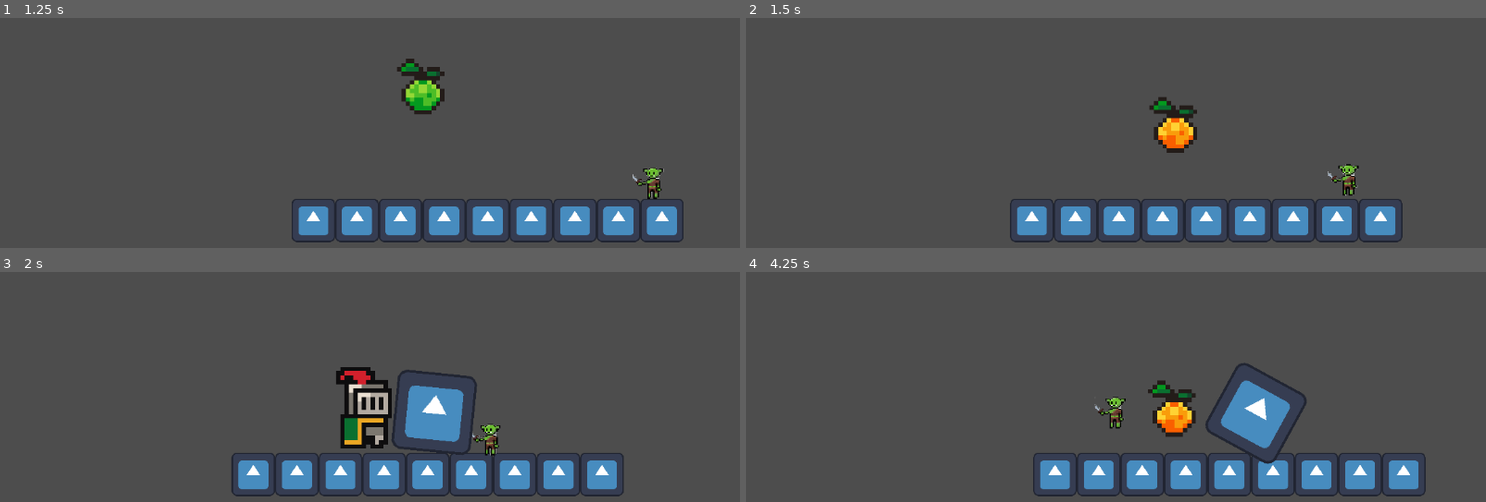
Above: before the commit, frames 1-4 (two rows, left to right).
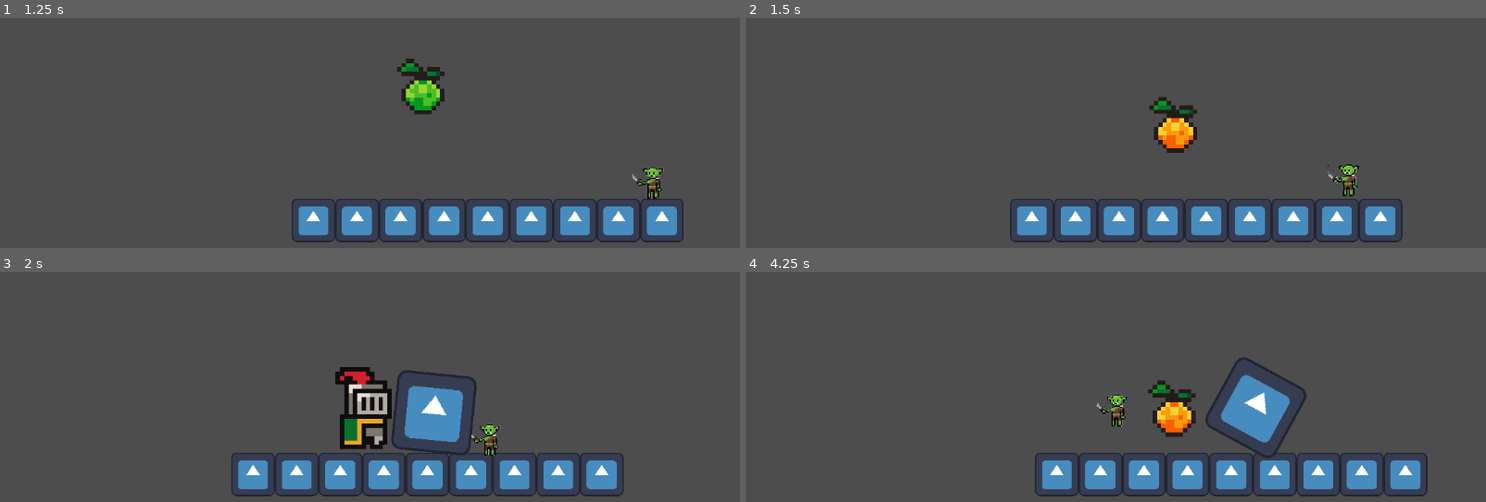
Above: after the commit, the same moments.

Repository: Nabil-Rn/Gamejam
Game: Godot game, scene res://scenes/level_1.tscn
The game is run twice, just before and just after one commit, with the same random seed, the same clock (stepped at 60 frames per second) and the same inputs. This scene is started directly instead of the project's main scene. The engine's default icon, where the game draws it, is replaced by a stand-in: a white triangle on a blue panel in a dark square.
Inputs:
- Up to frame 1 (1.25 s): tap Enter (ui_accept) at 0.5, 0.77 s; hold Right (ui_right) from 0.53 s (still down); hold J from 0.53 s (still down)
- Up to frame 2 (1.5 s): keep holding Right (ui_right); release J at 1.28 s; tap K at 1.35 s
- Up to frame 3 (2 s): keep holding Right (ui_right); tap Enter (ui_accept) at 1.52 s
- Up to frame 4 (4.25 s): release Right (ui_right) at 2.03 s; hold Left (ui_left) 2.03-2.78 s; hold Shift 2.03-2.78 s; hold Right (ui_right) from 2.78 s (still down); tap J at 2.85 s; tap Enter (ui_accept) at 3.02, 3.77 s; hold K from 3.53 s (still down)

Frame 1 is identical in both runs. In frame 2, 0.1% of the frame differs, in the area x 78-83%, y 63-78%; in frame 3, 1.0%; in frame 4, 3.5%, in the area x 38-93%, y 36-98%.

Commit message:
made enemy scene

Diff:
--- a/Script/enemy.gd
+++ b/Script/enemy.gd
@@ -7,6 +7,8 @@
 func _physics_process(delta: float) -> void:
 		if player_chase:
 			position += (player.position - position) / speed_reduce
+			#$AnimatedSprite2D.play()
+#
 
 func _on_detection_area_body_entered(body: Node2D) -> void:
 	player = body
--- /dev/null
+++ b/scenes/enemy.tscn
@@ -0,0 +1,44 @@
+[gd_scene load_steps=6 format=3 uid="uid://bc8x2ifp6d6gi"]
+
+[ext_resource type="Script" path="res://Script/enemy.gd" id="1_q5y7a"]
+[ext_resource type="Texture2D" uid="uid://c2r6tlfe1qtwf" path="res://assets/goblin.png" id="2_dhktq"]
+
+[sub_resource type="CapsuleShape2D" id="CapsuleShape2D_crxv8"]
+radius = 57.0
+height = 114.0
+
+[sub_resource type="SpriteFrames" id="SpriteFrames_0t4cg"]
+animations = [{
+"frames": [{
+"duration": 1.0,
+"texture": ExtResource("2_dhktq")
+}],
+"loop": true,
+"name": &"default",
+"speed": 5.0
+}]
+
+[sub_resource type="CircleShape2D" id="CircleShape2D_n2xqk"]
+radius = 343.11
+
+[node name="enemy" type="CharacterBody2D"]
+position = Vector2(1053, 466)
+script = ExtResource("1_q5y7a")
+
+[node name="CollisionShape2D" type="CollisionShape2D" parent="."]
+position = Vector2(8, -3)
+shape = SubResource("CapsuleShape2D_crxv8")
+
+[node name="AnimatedSprite2D" type="AnimatedSprite2D" parent="."]
+scale = Vector2(0.40947, 0.333467)
+sprite_frames = SubResource("SpriteFrames_0t4cg")
+
+[node name="detection_area" type="Area2D" parent="."]
+position = Vector2(1, 0)
+collision_layer = 4
+collision_mask = 4
+
+[node name="CollisionShape2D" type="CollisionShape2D" parent="detection_area"]
+shape = SubResource("CircleShape2D_n2xqk")
+
+[connection signal="body_entered" from="detection_area" to="." method="_on_detection_area_body_entered"]
--- a/scenes/level_1.tscn
+++ b/scenes/level_1.tscn
@@ -1,9 +1,8 @@
-[gd_scene load_steps=11 format=4 uid="uid://bn61kkd31yx8g"]
+[gd_scene load_steps=7 format=4 uid="uid://bn61kkd31yx8g"]
 
 [ext_resource type="Texture2D" uid="uid://bj6ebvr15pu46" path="res://assets/icon.svg" id="1_3ag81"]
 [ext_resource type="PackedScene" uid="uid://jcwsh3vxda2h" path="res://scenes/player.tscn" id="2_4sqoj"]
-[ext_resource type="Texture2D" uid="uid://c2r6tlfe1qtwf" path="res://assets/goblin.png" id="2_8p38g"]
-[ext_resource type="Script" path="res://Script/enemy.gd" id="2_630fa"]
+[ext_resource type="PackedScene" uid="uid://bc8x2ifp6d6gi" path="res://scenes/enemy.tscn" id="3_8rw5s"]
 
 [sub_resource type="PhysicsMaterial" id="PhysicsMaterial_la7nl"]
 
@@ -141,51 +140,14 @@
 physics_layer_0/physics_material = SubResource("PhysicsMaterial_la7nl")
 sources/0 = SubResource("TileSetAtlasSource_qvcc3")
 
-[sub_resource type="CapsuleShape2D" id="CapsuleShape2D_crxv8"]
-radius = 57.0
-height = 114.0
-
-[sub_resource type="SpriteFrames" id="SpriteFrames_0t4cg"]
-animations = [{
-"frames": [{
-"duration": 1.0,
-"texture": ExtResource("2_8p38g")
-}],
-"loop": true,
-"name": &"default",
-"speed": 5.0
-}]
-
-[sub_resource type="CircleShape2D" id="CircleShape2D_n2xqk"]
-radius = 343.11
-
 [node name="level1" type="Node2D"]
 
 [node name="floor" type="TileMapLayer" parent="."]
 tile_map_data = PackedByteArray("AAAAACAAAAAAAAAAAAAAACEAAAAAAAEAAAAAACIAAAAAAAIAAAAAACMAAAAAAAMAAAAAACQAAAAAAAQAAAAAAC …(9136 unchanged characters)…
 tile_set = SubResource("TileSet_37t7a")
 
-[node name="enemy" type="CharacterBody2D" parent="."]
-position = Vector2(1053, 466)
-script = ExtResource("2_630fa")
-
-[node name="CollisionShape2D" type="CollisionShape2D" parent="enemy"]
-position = Vector2(8, -3)
-shape = SubResource("CapsuleShape2D_crxv8")
-
-[node name="AnimatedSprite2D" type="AnimatedSprite2D" parent="enemy"]
-scale = Vector2(0.40947, 0.333467)
-sprite_frames = SubResource("SpriteFrames_0t4cg")
-
-[node name="detection_area" type="Area2D" parent="enemy"]
-position = Vector2(1, 0)
-collision_layer = 4
-collision_mask = 4
-
-[node name="CollisionShape2D" type="CollisionShape2D" parent="enemy/detection_area"]
-shape = SubResource("CircleShape2D_n2xqk")
-
 [node name="young" parent="." instance=ExtResource("2_4sqoj")]
 position = Vector2(99, 421)
 
-[connection signal="body_entered" from="enemy/detection_area" to="enemy" method="_on_detection_area_body_entered"]
+[node name="enemy" parent="." instance=ExtResource("3_8rw5s")]
+safe_margin = 13.171
